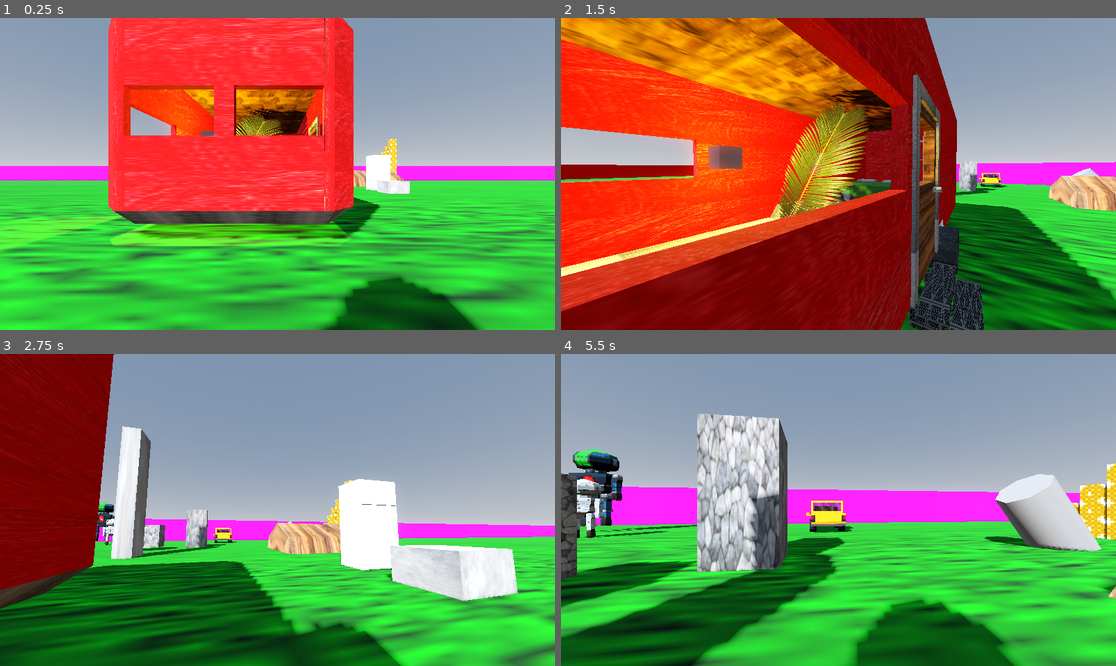
Above: before the commit, frames 1-4 (two rows, left to right).
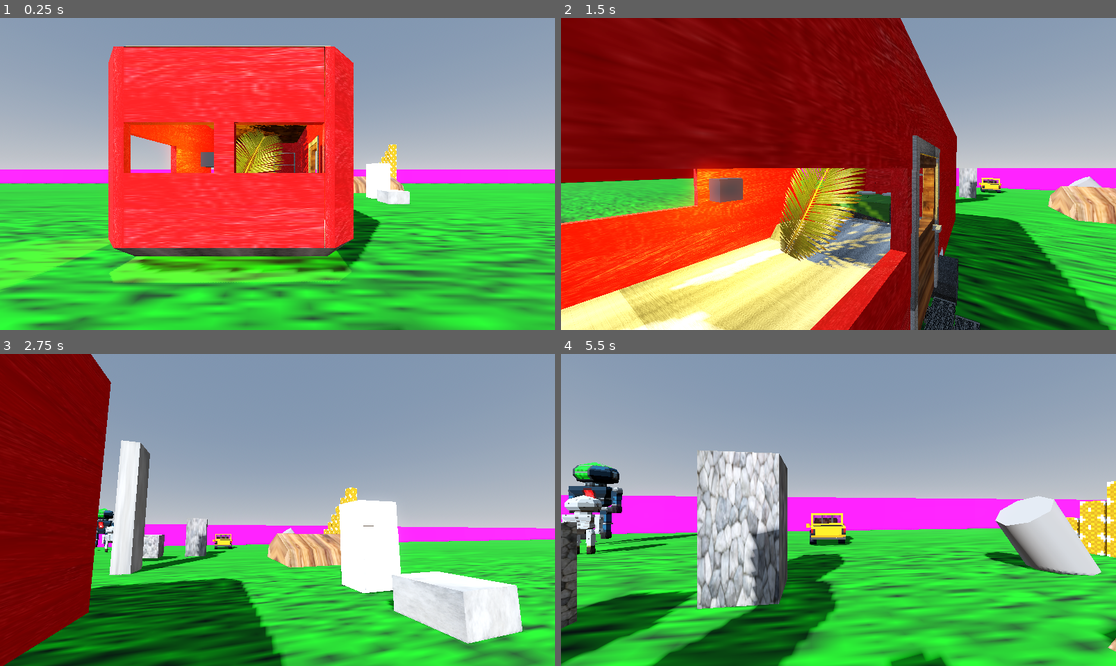
Above: after the commit, the same moments.

Repository: Solaros711/lockertesting
Game: Godot game, scene res://scenes/world.tscn
Same seed, same stepped clock (60 frames per second), same inputs: the game is played once before the commit and once after it.
Inputs (mouse positions are in pixels of both pictures, inside the frame that each line leads up to):
- Up to frame 1 (0.25 s): no input
- Up to frame 2 (1.5 s): move the mouse to (866, 174) at 0.52 s; hold W (forward) from 0.53 s (still down); tap E (interact) at 0.6, 1.35 s; tap Space (jump) at 0.77 s; move the mouse to (810, 174) at 1.27 s
- Up to frame 3 (2.75 s): keep holding W (forward); tap Space (jump) at 1.52 s; move the mouse to (288, 503) at 2.02 s; tap E (interact) at 2.1 s
- Up to frame 4 (5.5 s): keep holding W (forward); move the mouse to (832, 516) at 2.77 s; tap E (interact) every 0.75 s from 2.85 to 5.1 s; tap Space (jump) at 3.02, 3.77, 4.52 s; move the mouse to (877, 513) at 3.52 s; move the mouse to (794, 506) at 4.27 s; move the mouse to (844, 510) at 5.02 s

The runs differ from the first frame. In frame 1, 47% of the frame differs, in the area x 0-100%, y 0-100%; in frame 2, 66%; in frame 3, 28%; in frame 4, 43%.

Commit message:
Raised camera location so the camera wasn't coming out of the middle of the bean lmao

Diff:
--- a/scenes/world.tscn
+++ b/scenes/world.tscn
@@ -113,6 +113,7 @@
 shape = SubResource("ConvexPolygonShape3D_tlwt5")
 
 [node name="head" type="Node3D" parent="player"]
+transform = Transform3D(1, 0, 0, 0, 1, 0, 0, 0, 1, 0, 0.462799, 0)
 
 [node name="Camera3D" type="Camera3D" parent="player/head"]
 
